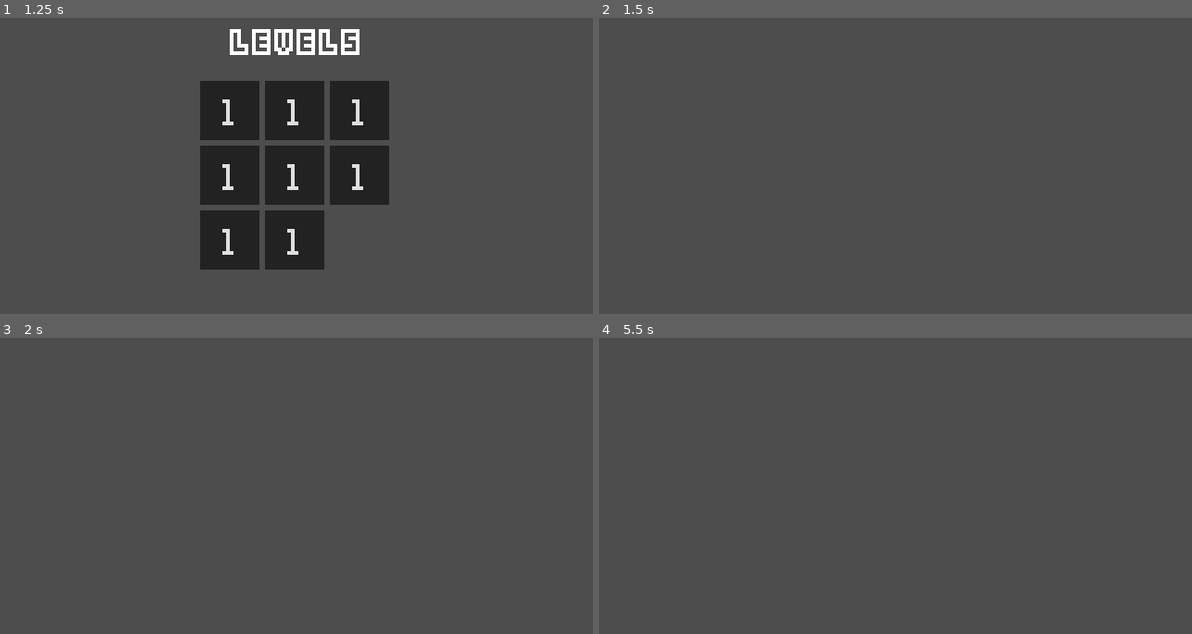
Above: before the commit, frames 1-4 (two rows, left to right).
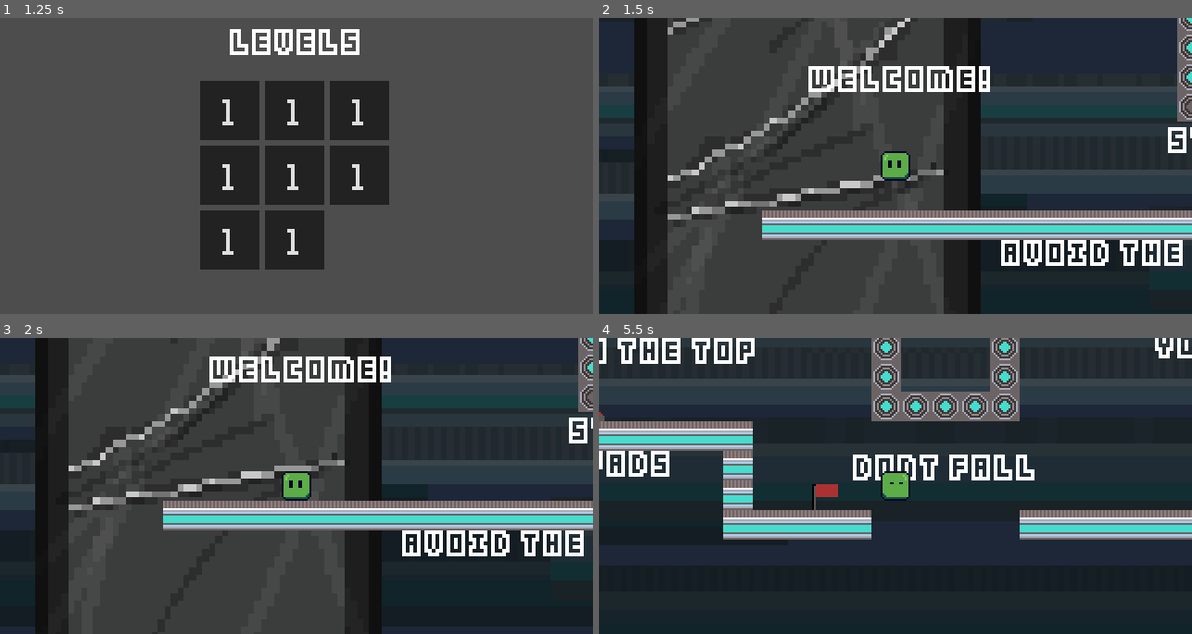
Above: after the commit, the same moments.

Repository: apollo-cool/blob-game
Game: Godot game, scene res://scenes/main.tscn
Two runs of this game, one before a commit and one after it. Both use one fixed random seed, a clock stepped at 60 frames per second and the inputs below. Sound files missing from this copy of the repository are replaced by a short silence.
Inputs (mouse positions are in pixels of both pictures, inside the frame that each line leads up to):
- Up to frame 1 (1.25 s): click (302, 240) at 0.5 s
- Up to frame 2 (1.5 s): click "1" at 1.25 s
- Up to frame 3 (2 s): no input
- Up to frame 4 (5.5 s): tap Enter at 2 s; hold D (move_right) 2.03-3.53 s; tap Space (jump) at 2.27, 3.02, 4.52, 5.27 s; hold A (move_left) 3.53-4.28 s; hold D (move_right) from 4.28 s (still down)

Frame 1 is identical in both runs. In frame 2, 62% of the frame differs, in the area x 0-100%, y 0-100%; in frame 3, 62%; in frame 4, 96%.
Error before the commit: Parse Error: Identifier "_on_goal_reached" not declared in the current scope. (res://scripts/level.gd:36)

Commit message:
Finished win logic

Diff:
--- a/scripts/game.gd
+++ b/scripts/game.gd
@@ -8,9 +8,7 @@
 var next_level: PackedScene
 var level: Level
 
-func _on_game_won() -> void:
-
-	GlobalSignals.game_over.emit(true)
+func _on_game_won(_win: bool) -> void:
 	level.queue_free()
 
 func load_level(level_info: PackedScene) -> void:
@@ -33,3 +31,4 @@
 
 func _ready() -> void:
 	GlobalSignals.level_selected.connect(load_level)
+	GlobalSignals.game_over.connect(_on_game_won)
--- a/scripts/level.gd
+++ b/scripts/level.gd
@@ -13,7 +13,9 @@
 
 	checkpoint_position = included_position
 
-
+func _on_goal_reached() -> void:
+	print("Player beat this level")
+	GlobalSignals.game_over.emit(true)
 
 func kill_player() -> void:
 	player_died.emit()
@@ -35,7 +37,3 @@
 	GlobalSignals.checkpoint_reached.connect(_on_checkpoint)
 	GlobalSignals.goal_reached.connect(_on_goal_reached)
 	GlobalSignals.player_attacked.connect(kill_player)
-
-
-func _on_area_2d_body_entered(body: Node2D) -> void:
-	pass # Replace with function body.
